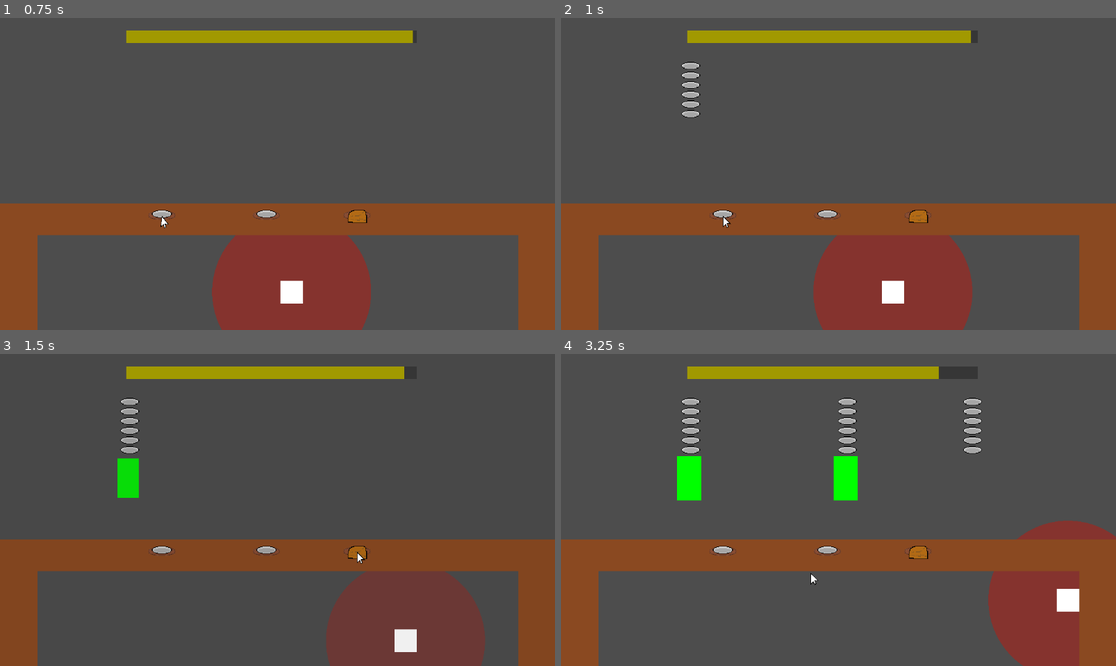
Above: before the commit, frames 1-4 (two rows, left to right).
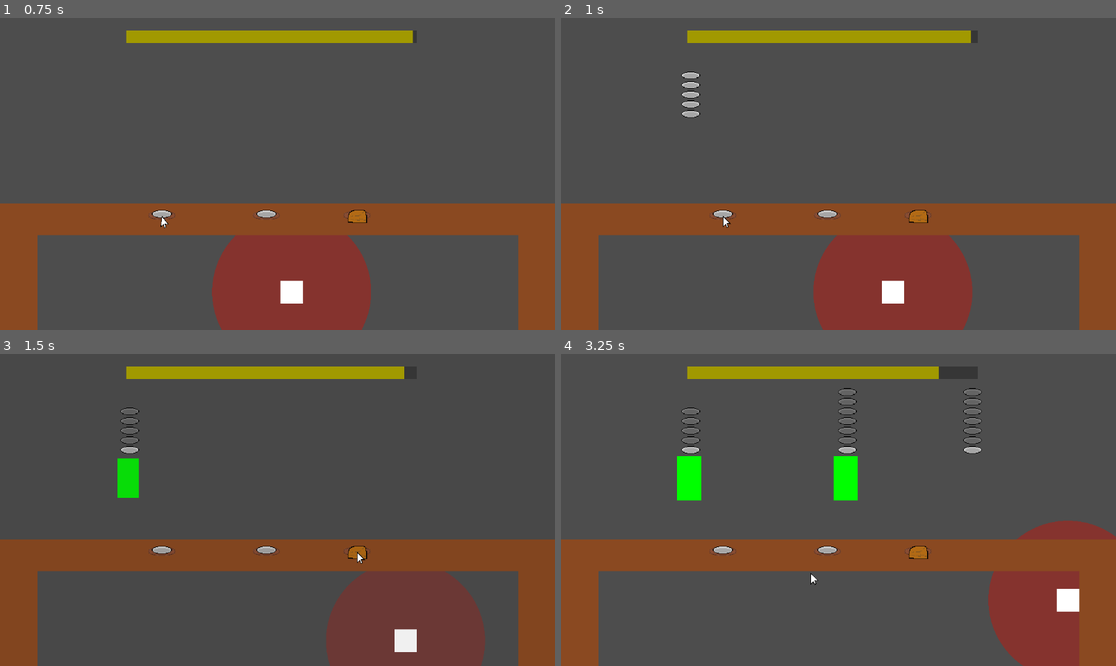
Above: after the commit, the same moments.

Repository: Someoneyeeting/Cookinggame
Game: Godot game, scene res://testscene.tscn
Same seed, same stepped clock (60 frames per second), same inputs: the game is played once before the commit and once after it.
Inputs (mouse positions are in pixels of both pictures, inside the frame that each line leads up to):
- Up to frame 1 (0.75 s): tap Enter (ui_accept) at 0.5 s; move the mouse to (160, 214) at 0.52 s; hold D (right) from 0.53 s (still down); click (160, 214) at 0.6 s
- Up to frame 2 (1 s): keep holding D (right); tap Enter (ui_accept) at 0.77 s
- Up to frame 3 (1.5 s): move the mouse to (355, 550) at 1.27 s; release D (right) at 1.28 s; hold S (down) from 1.28 s (still down); right-click (355, 550) at 1.35 s
- Up to frame 4 (3.25 s): tap Enter (ui_accept) at 1.52, 3.02 s; move the mouse to (827, 550) at 2.02 s; release S (down) at 2.03 s; hold D (right) 2.03-2.78 s; hold Shift (sprint) 2.03-2.78 s; move the mouse to (810, 572) at 2.77 s; hold W (up) from 2.78 s (still down); click (810, 572) at 2.85 s

Frame 1 is identical in both runs. In frame 2, less than 0.1% of the frame differs, in the area x 21-26%, y 14-17%; in frame 3, 0.3%; in frame 4, 0.9%, in the area x 21-76%, y 10-29%.

Commit message:
recipe display tweaks

Diff:
--- a/customer.gd
+++ b/customer.gd
@@ -2,22 +2,27 @@
 class_name Customer
 
 var serving := false
+var plate := preload("res://foods/plate.tres")
+var chicken := preload("res://foods/chicken.tres")
 
 @export var recipe : RecipeRes
 
 func _ready() -> void:
+	recipe = recipe.duplicate()
 	Globals.eat.connect(check_eat)
-
-
-func enter():
+	recipe.items.clear()
+	recipe.items.append(plate)
+	for i in range(randi_range(4,7)):
+		recipe.items.append(plate)
 	serving = true
 	z_index = 1
-	$RecipeDisplay.recp = recipe
+	$RecipeDisplay.set_recp(recipe)
+
 
 func check_eat(ids):
 	if(recipe.is_matching(ids)):
 		#print("yes")
-		Globals.set_hunger(100)
+		Globals.change_hunger(20)
 		$outanimation.start()
 		$ColorRect.color = Color.BLUE
 		get_tree().create_timer(0.4).timeout.connect(queue_free)
--- a/customer_manager.gd
+++ b/customer_manager.gd
@@ -28,4 +28,3 @@
 		var nextcus :Customer = waiting.pop_front()
 		cserving.push_back(nextcus)
 		nextcus.global_position.y = $Marker2D.global_position.y
-		nextcus.enter()
--- a/plate.gd
+++ b/plate.gd
@@ -11,10 +11,11 @@
 		return
 	var plate :Sprite2D= PLATE.instantiate()
 	var targpos := $ingridiatns.get_child_count() * -4.32 / scale.x
-	plate.position.y = targpos - 100
+	plate.position.y = targpos - 350
 	var tween = get_tree().create_tween()
 
-	tween.tween_property(plate,"position",Vector2(0,targpos),0.25)
+	tween.tween_property(plate,"position",Vector2(0,targpos),0.3)
+	#tween.set_ease(Tween.EASE_OUT)
 	plate.ind = $ingridiatns.get_child_count()
 	plate.item = item
 	items.push_back(item)
--- a/player.gd
+++ b/player.gd
@@ -47,7 +47,7 @@
 	draw_throw(target.global_position,plate.av_color())
 
 func draw_throw(target : Vector2,clr : Color):
-	$Line2D.points[0] = global_position
+	$Line2D.points[0] = plate.global_position
 	$Line2D.points[1] = target
 	$Line2D.default_color = clr
 
--- a/recipe_display.tscn
+++ b/recipe_display.tscn
@@ -1,6 +1,4 @@
-[gd_scene load_steps=3 format=3 uid="uid://cu8x5k10nnpnb"]
-
-[ext_resource type="Resource" uid="uid://t2e4d80gjvjk" path="res://recipes/plates.tres" id="1_8y815"]
+[gd_scene load_steps=2 format=3 uid="uid://cu8x5k10nnpnb"]
 
 [sub_resource type="GDScript" id="GDScript_depl0"]
 script/source = "extends Node2D
@@ -8,17 +6,35 @@
 
 @export var recp : RecipeRes
 
-func _ready() -> void:
+func set_recp(rec : RecipeRes) -> void:
+	recp = rec
+	for i in get_children():
+		i.queue_free()
 	var items := recp.items
-	items.reverse()
+	items
 	for i in items:
 		var sp := Sprite2D.new()
 		sp.position.y = -get_child_count() * 20
 		sp.texture = i.texture
 		sp.scale *= 1.2
 		add_child(sp)
+
+func _physics_process(delta: float) -> void:
+	var curitem = Globals.player.plate.get_count()
+	for i in get_child_count():
+		var targcolor : Color
+		if(curitem > get_child_count()):
+			targcolor = Color(0.6,0.2,0.2)
+		elif(i < curitem):
+			targcolor = Color(0.4,0.4,0.4)
+		elif(i == curitem):
+			targcolor = Color(1,1,1)
+		else:
+			targcolor = Color(0.6,0.6,0.6)
+
+		get_children()[i].modulate = lerp(get_children()[i].modulate,targcolor,0.3)
+
 "
 
 [node name="RecipeDisplay" type="Node2D"]
 script = SubResource("GDScript_depl0")
-recp = ExtResource("1_8y815")
--- a/recipes/plates.tres
+++ b/recipes/plates.tres
@@ -5,6 +5,7 @@
 [ext_resource type="Resource" uid="uid://8orrvogpxwmb" path="res://foods/plate.tres" id="2_i2fre"]
 
 [resource]
+resource_local_to_scene = true
 script = ExtResource("2_0qp0n")
 items = Array[ExtResource("1_06ojl")]([ExtResource("2_i2fre"), ExtResource("2_i2fre"), ExtResource("2_i2fre"), ExtResource("2_i2fre"), ExtResource("2_i2fre"), ExtResource("2_i2fre")])
 metadata/_custom_type_script = ExtResource("2_0qp0n")
